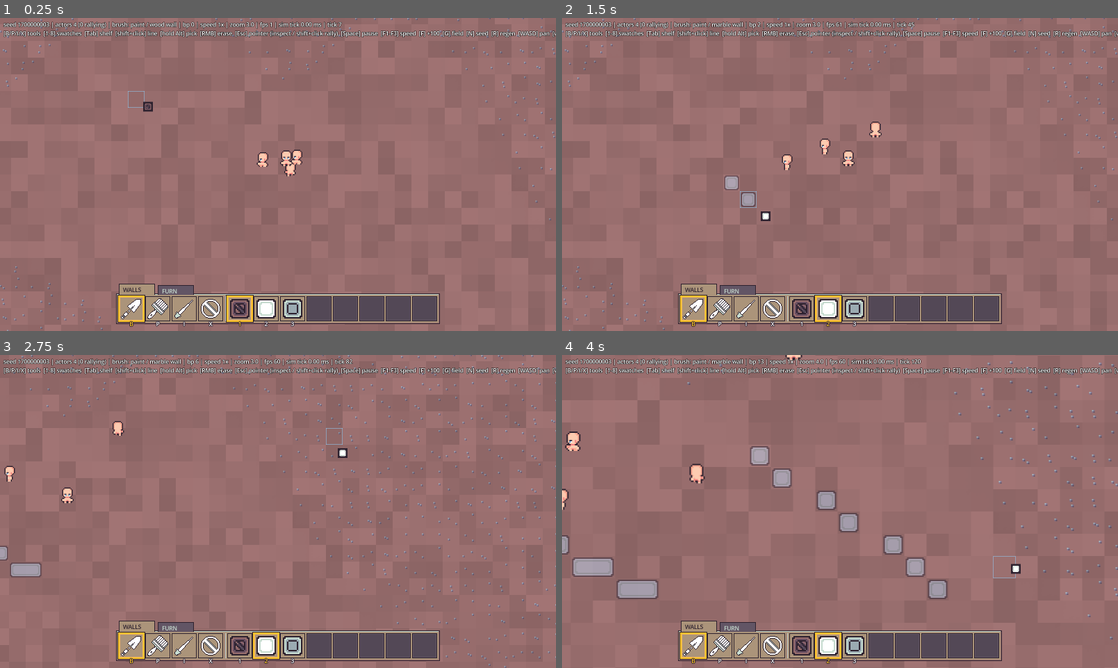
Above: before the commit, frames 1-4 (two rows, left to right).
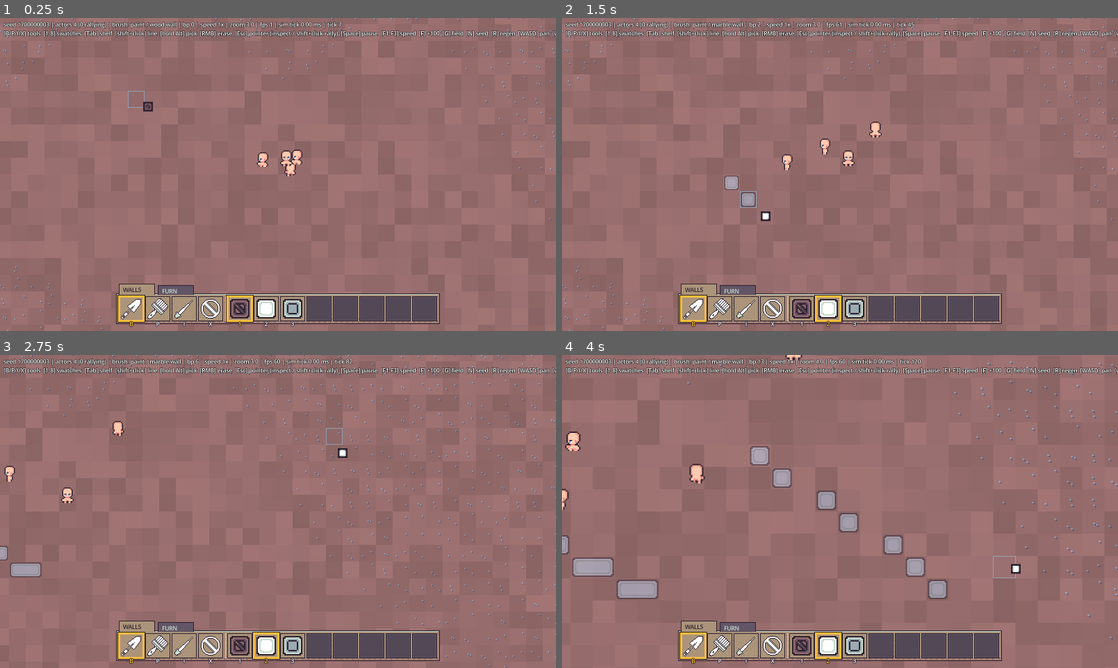
Above: after the commit, the same moments.

Repository: young-steveo/colony-sim
Game: Godot game, scene res://game/main.tscn
The game is run twice, just before and just after one commit, with the same random seed, the same clock (stepped at 60 frames per second) and the same inputs.
Inputs (mouse positions are in pixels of both pictures, inside the frame that each line leads up to):
- Up to frame 1 (0.25 s): no input
- Up to frame 2 (1.5 s): drag from (840, 302) to (895, 105) at 0.52 s; drag from (728, 190) to (812, 237) at 1.27 s
- Up to frame 3 (2.75 s): move the mouse to (333, 442) at 2.02 s; hold D (pan_right) from 2.03 s (still down); hold B (tool_paint) from 2.03 s (still down)
- Up to frame 4 (4 s): release D (pan_right) at 2.75 s; release B (tool_paint) at 2.75 s; drag from (812, 574) to (673, 464) at 2.77 s; tap Enter at 3.5 s; move the mouse to (1006, 558) at 3.52 s; hold A (pan_left) from 3.53 s (still down); hold Mouse wheel up (zoom_in) from 3.53 s (still down)

The runs differ from the first frame. In frame 1, 0.1% of the frame differs, in the area x 26-79%, y 88-98%; in frame 2, 0.1%; in frame 3, 0.1%; in frame 4, 0.1%.

Commit message:
Palette board becomes the real 9-slice panel (designer's 24x24 master)
board-tile.png from the design exploration adopted as content/ui/panel.png
— the panel the content contract reserved. NinePatchRect with tiling
center (grain must not smear); programmatic board painting retired,
groove/tabs/slots stay code-drawn.

Co-Authored-By: Claude Fable 5 <noreply@anthropic.com>

Diff:
--- a/game/palette_bar.gd
+++ b/game/palette_bar.gd
@@ -50,6 +50,7 @@
 var shelves: Array[Dictionary] = []  # {name, swatches: [{label, type, mat, chip}]}
 var _alt_saved_tool := -1
 var _hover_slot := -1  # flat hover id: 0..3 tools, 10+i swatches, 20+i tabs
+var _board: NinePatchRect  # the 9-slice board (content/ui/panel.png)
 
 
 func setup(structure_defs: StructureDefs) -> void:
@@ -74,6 +75,22 @@
 	mouse_filter = Control.MOUSE_FILTER_STOP
 	if not mouse_exited.is_connected(_on_mouse_exited):
 		mouse_exited.connect(_on_mouse_exited)
+	if _board == null:
+		# The board itself is the 9-slice panel (24x24, 8px corners —
+		# spec sheet 01). Center TILES, never stretches: grain must not
+		# smear. Drawn behind this control's own painting.
+		_board = NinePatchRect.new()
+		_board.texture = load("res://content/ui/panel.png")
+		_board.texture_filter = CanvasItem.TEXTURE_FILTER_NEAREST
+		for m: String in ["patch_margin_left", "patch_margin_top", "patch_margin_right", "patch_margin_bottom"]:
+			_board.set(m, 8)
+		_board.axis_stretch_horizontal = NinePatchRect.AXIS_STRETCH_MODE_TILE
+		_board.axis_stretch_vertical = NinePatchRect.AXIS_STRETCH_MODE_TILE
+		_board.scale = Vector2(SCALE, SCALE)
+		_board.show_behind_parent = true
+		add_child(_board)
+	_board.position = Vector2(0, TAB_H * SCALE)
+	_board.size = Vector2(_board_w(), 44)  # local units; node scale is 2x
 	queue_redraw()
 
 
@@ -175,23 +192,8 @@
 func _draw() -> void:
 	var s := float(SCALE)
 	var board := _board_rect()
-	# Board anatomy (sheet 01): ink outline -> sheen top edge -> face,
-	# #966c6c shade line along bottom/right, nails 3px into corners.
-	draw_rect(board, INK)
-	var face := Rect2(board.position + Vector2(s, s), board.size - Vector2(2 * s, 2 * s))
-	draw_rect(face, BOARD_FACE)
-	draw_rect(Rect2(face.position, Vector2(face.size.x, s)), SHEEN)
-	draw_rect(Rect2(face.position + Vector2(0, face.size.y - s), Vector2(face.size.x, s)), BOARD_SHADE)
-	draw_rect(Rect2(face.position + Vector2(face.size.x - s, 0), Vector2(s, face.size.y)), BOARD_SHADE)
-	for corner: Vector2 in [
-		face.position + Vector2(3, 3) * s,
-		face.position + Vector2(face.size.x - 5 * s, 3 * s),
-		face.position + Vector2(3 * s, face.size.y - 5 * s),
-		face.position + face.size - Vector2(5, 5) * s,
-	]:
-		draw_rect(Rect2(corner, Vector2(2, 2) * s), DEEP_GRAIN)
-		draw_rect(Rect2(corner, Vector2(s, s)), SHEEN)
-	# Groove between tools and paint.
+	# The board face itself is the 9-slice NinePatchRect child (drawn
+	# behind); here only the groove between tools and paint.
 	var groove_x := (PAD + TOOL_COUNT * PITCH - 2 + 2) * SCALE
 	draw_rect(Rect2(Vector2(groove_x, board.position.y + 4 * s), Vector2(s, board.size.y - 8 * s)), BOARD_SHADE)
 	draw_rect(Rect2(Vector2(groove_x + s, board.position.y + 4 * s), Vector2(s, board.size.y - 8 * s)), SHEEN)
Binary file added: content/ui/panel.png
Not shown, added: content/ui/panel.png.import
